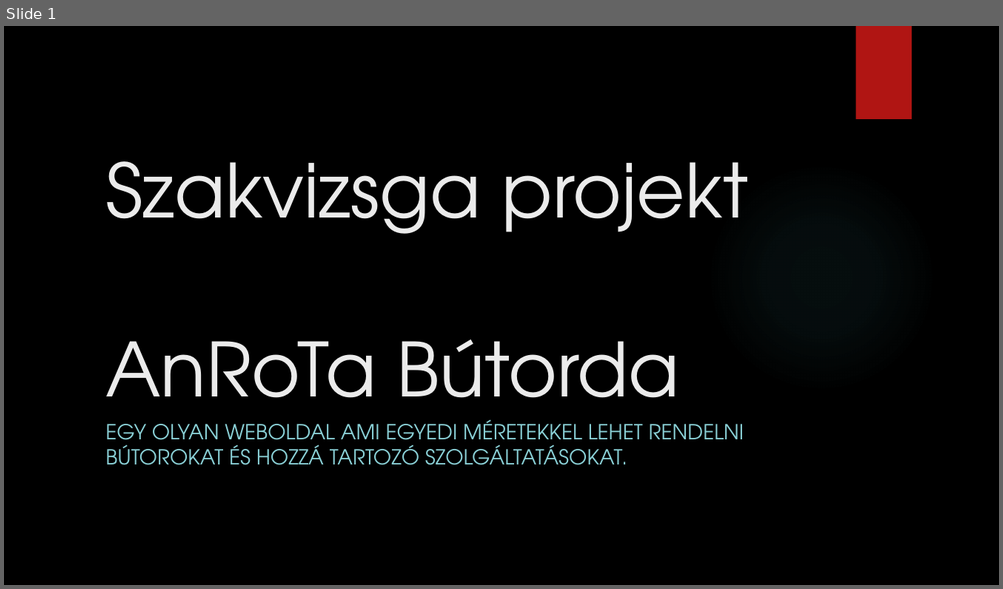
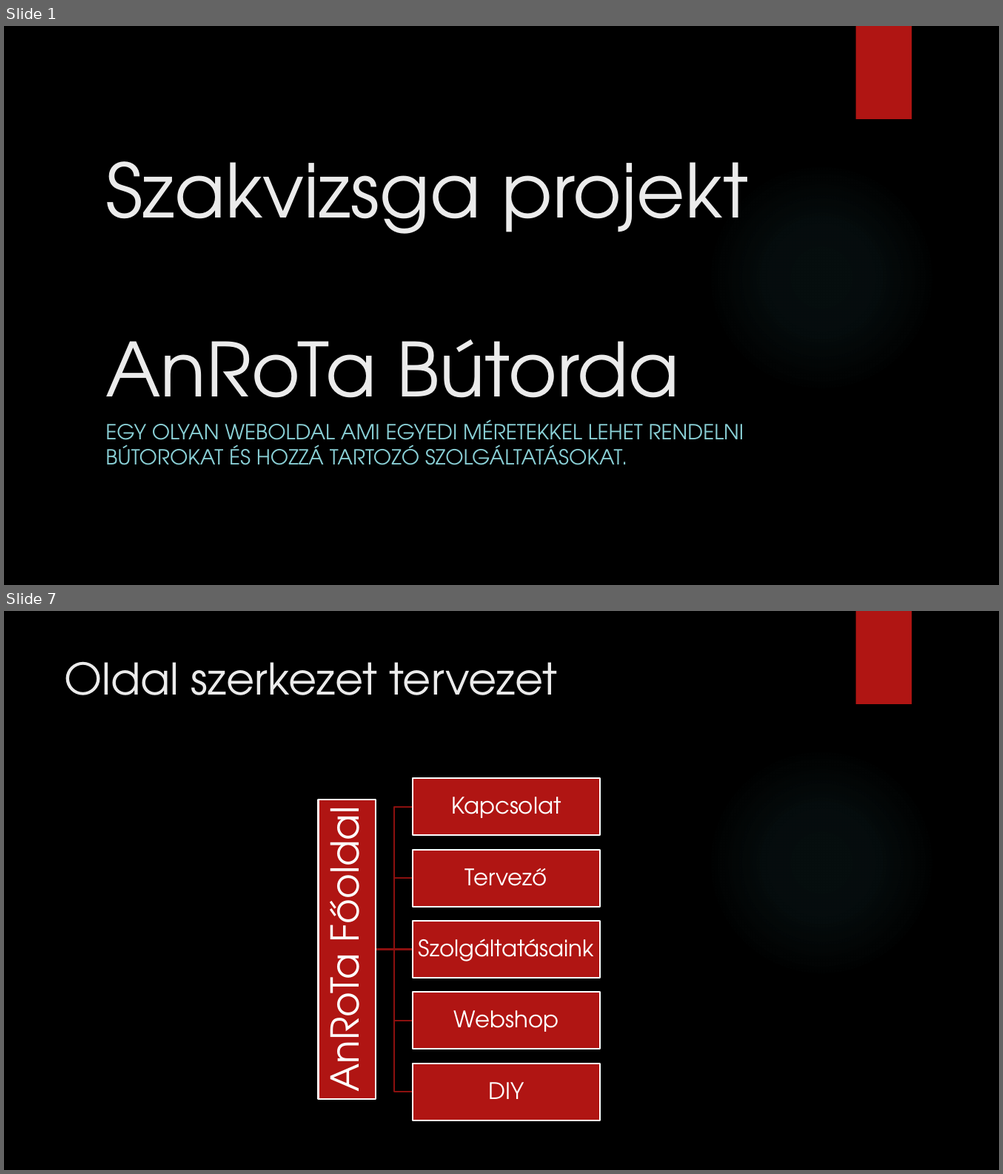
Before and after one commit to And-rea21/Projektmunka1, a slide deck: Szakvizsa projekt.pptx. Shown one above the other, each under a label of ours: slide 1 before the commit, slides 1 and 7 after it; the slides between them are not shown. The pictures are 1003x589 and 1003x1174 pixels, drawn with LibreOffice and Linux fonts; fonts in the diff are those of the drawing; background and template pictures are left out. Boxes give left, top, right and bottom in pixels: in the first picture for what was removed or moved away, otherwise in the second. Text is boxed around its words. In the diff, an @@ line names an element or a change of style, - is before the commit and + after.

Commit message:
Update Szakvizsa projekt.pptx
weboldal struktúra, és tervezett kinézet

```diff
--- a/Szakvizsa projekt.pptx
+++ b/Szakvizsa projekt.pptx
@@ slide 7 added at bbox=[4, 611, 999, 1170], background picture (left out); not listed: 2 template elements that a slide beside it also shows @@
@@ title added at bbox=[64, 661, 557, 695], 42 pt, text #EBEBEB @@
+Oldal szerkezet tervezet
@@ group added at bbox=[313, 779, 600, 1121]: 6 rectangles, 6 texts, 5 freeform shapes @@
+AnRoTa Főoldal
+Kapcsolat
+Tervező
+Szolgáltatásaink
+Webshop
+DIY
```
Also in this commit, not shown: 5 slides changed, 2 other slides added.
